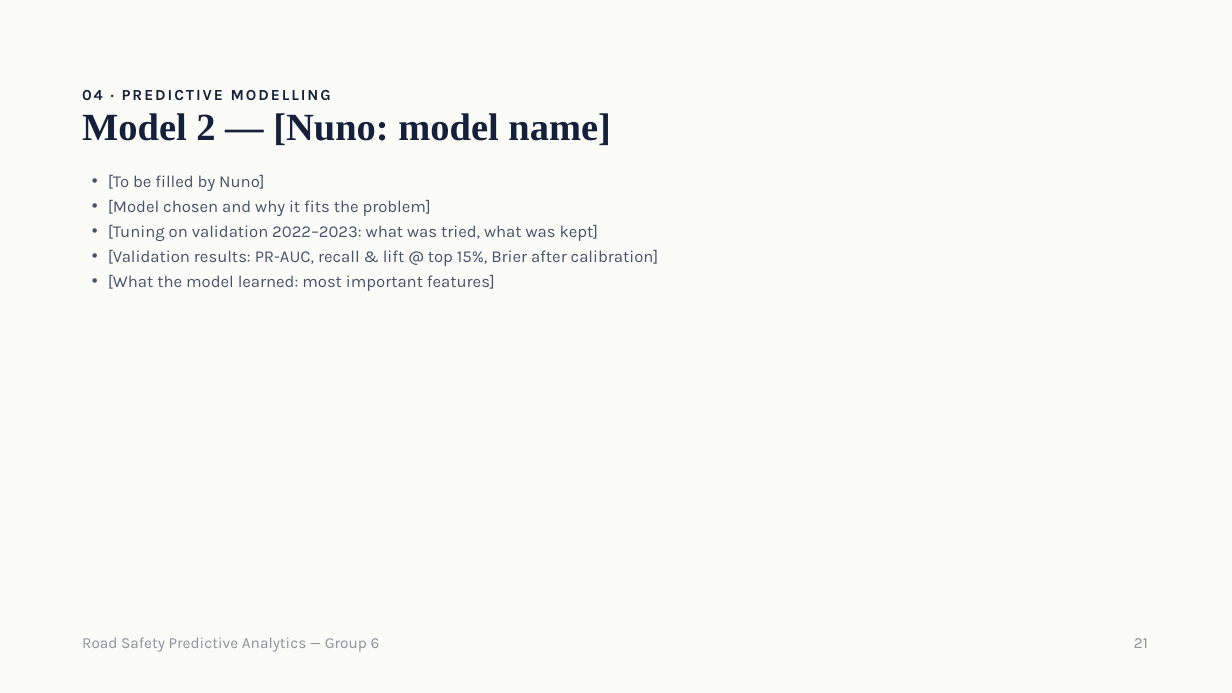
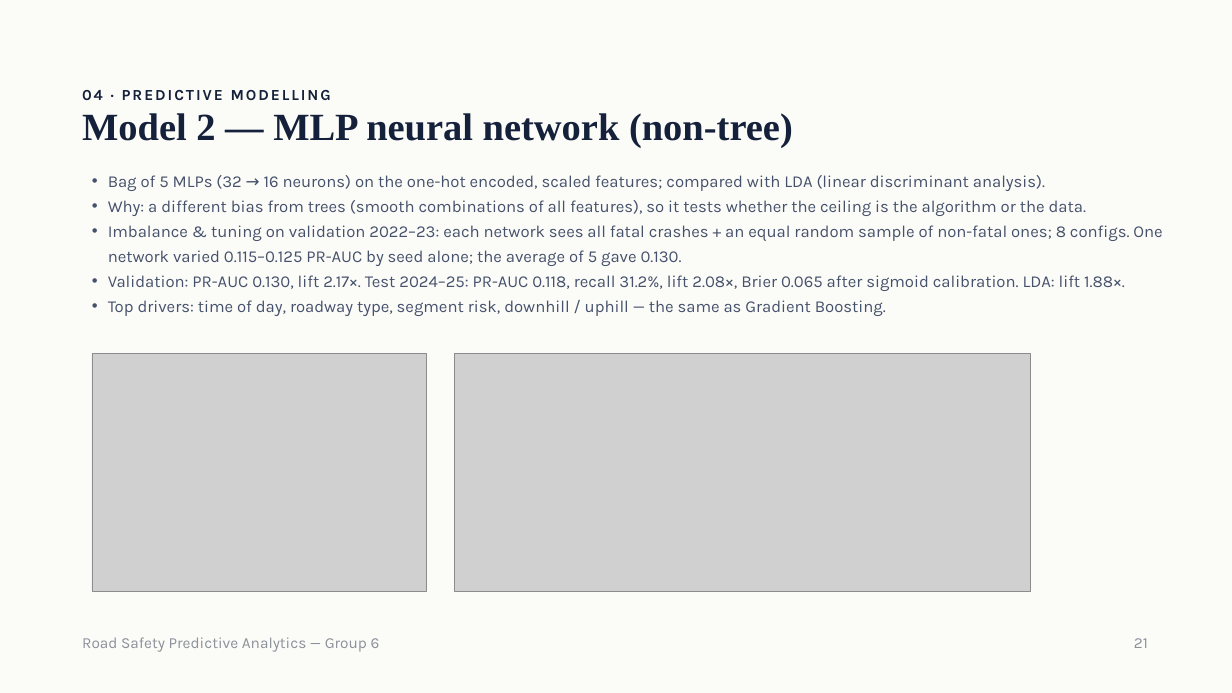
Before and after one commit to samuelbarrezueta/predictive-analytics-forecasting, a slide deck: slide 21 of reports/presentation/Road Safety Predictive Analytics — Group 6.pptx. Drawn at 1232x693 pixels with LibreOffice and Linux fonts; fonts in the diff are those of the drawing; grey boxes stand for pictures. Boxes give left, top, right and bottom in pixels: in the first picture for what was removed or moved away, otherwise in the second. Text is boxed around its words. In the diff, an @@ line names an element or a change of style, - is before the commit and + after.

```diff
--- a/reports/presentation/Road Safety Predictive Analytics — Group 6.pptx
+++ b/reports/presentation/Road Safety Predictive Analytics — Group 6.pptx
@@ title at bbox=[82, 113, 793, 148]: text changed @@
-Model 2 — [Nuno: model name]
+Model 2 — MLP neural network (non-tree)
@@ text at bbox=[108, 175, 1162, 316]: text changed @@
-• [To be filled by Nuno]
-• [Model chosen and why it fits the problem]
-• [Tuning on validation 2022–2023: what was tried, what was kept]
-• [Validation results: PR-AUC, recall & lift @ top 15%, Brier after calibration]
-• [What the model learned: most important features]
+• Bag of 5 MLPs (32 → 16 neurons) on the one-hot encoded, scaled features; compared with LDA (linear discriminant analysis).
+• Why: a different bias from trees (smooth combinations of all features), so it tests whether the ceiling is the algorithm or the data.
+• Imbalance & tuning on validation 2022–23: each network sees all fatal crashes + an equal random sample of non-fatal ones; 8 configs. One network varied 0.115–0.125 PR-AUC by seed alone; the average of 5 gave 0.130.
+• Validation: PR-AUC 0.130, lift 2.17×. Test 2024–25: PR-AUC 0.118, recall 31.2%, lift 2.08×, Brier 0.065 after sigmoid calibration. LDA: lift 1.88×.
+• Top drivers: time of day, roadway type, segment risk, downhill / uphill — the same as Gradient Boosting.
@@ picture added at bbox=[92, 354, 427, 592] @@
@@ picture added at bbox=[455, 354, 1031, 592] @@
```
Also in this commit, not shown: 6 other slides changed, 2 slides added, 9 other files.
